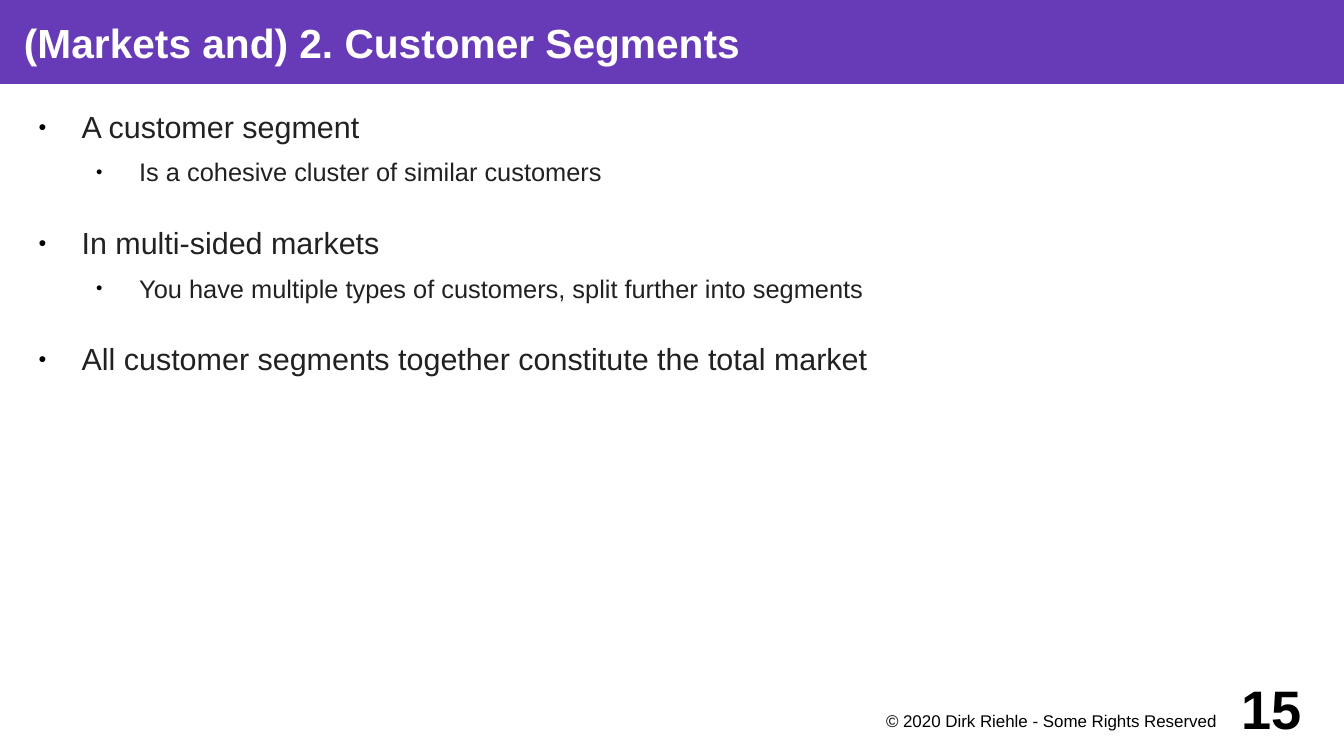
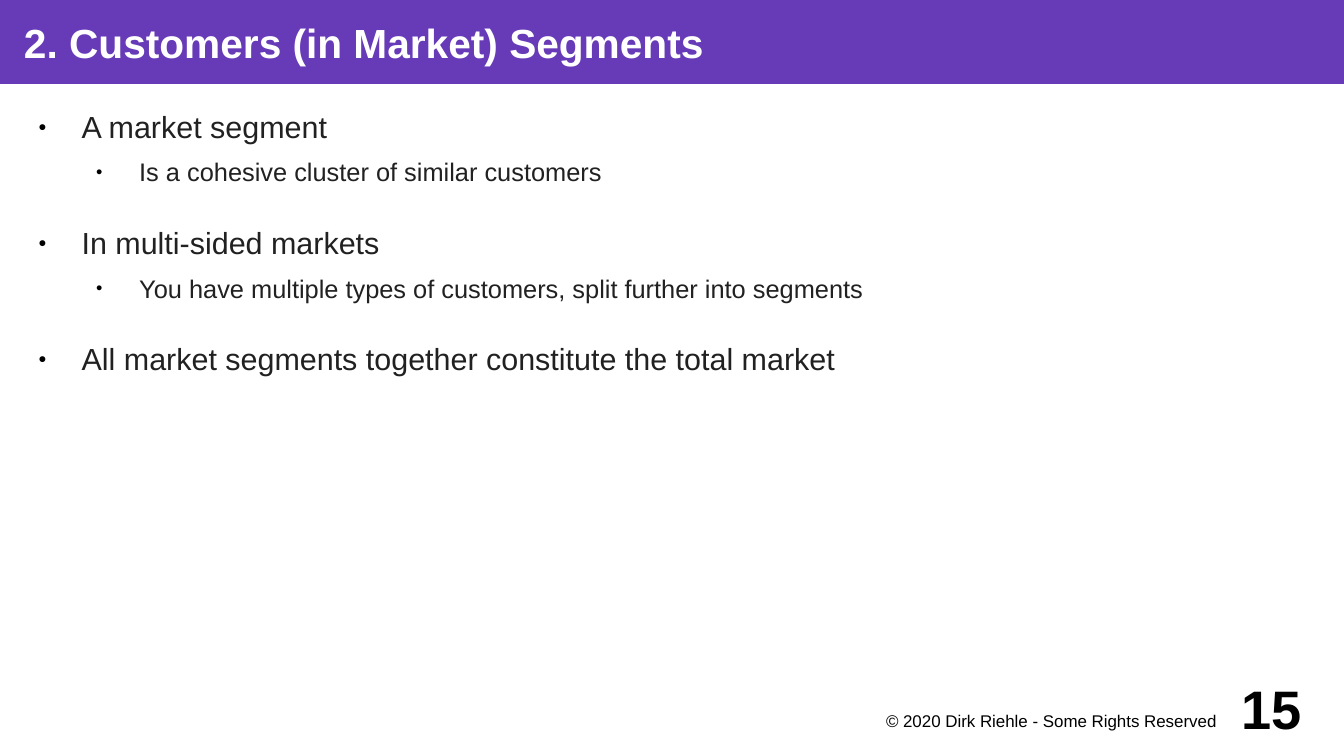
Before and after one commit to dirkriehle/coss-course, a slide deck: slide 15 of Lecture slides/COSS B04 - Business Models.odp. Drawn at 1344x756 pixels with LibreOffice and Linux fonts; fonts in the diff are those of the drawing. Boxes give left, top, right and bottom in pixels: in the first picture for what was removed or moved away, otherwise in the second. Text is boxed around its words. In the diff, an @@ line names an element or a change of style, - is before the commit and + after.

```diff
--- a/Lecture slides/COSS B04 - Business Models.odp
+++ b/Lecture slides/COSS B04 - Business Models.odp
@@ title at (x1=24, y1=28, x2=703, y2=65): text changed @@
-(Markets and) 2. Customer Segments
+2. Customers (in Market) Segments
@@ text at (x1=82, y1=116, x2=327, y2=144): text changed @@
-● A customer segment
+● A market segment
@@ text at (x1=82, y1=348, x2=835, y2=376): text changed @@
-● All customer segments together constitute the total market
+● All market segments together constitute the total market
```
Also in this commit, not shown: 16 other slides changed, 28 other files.
